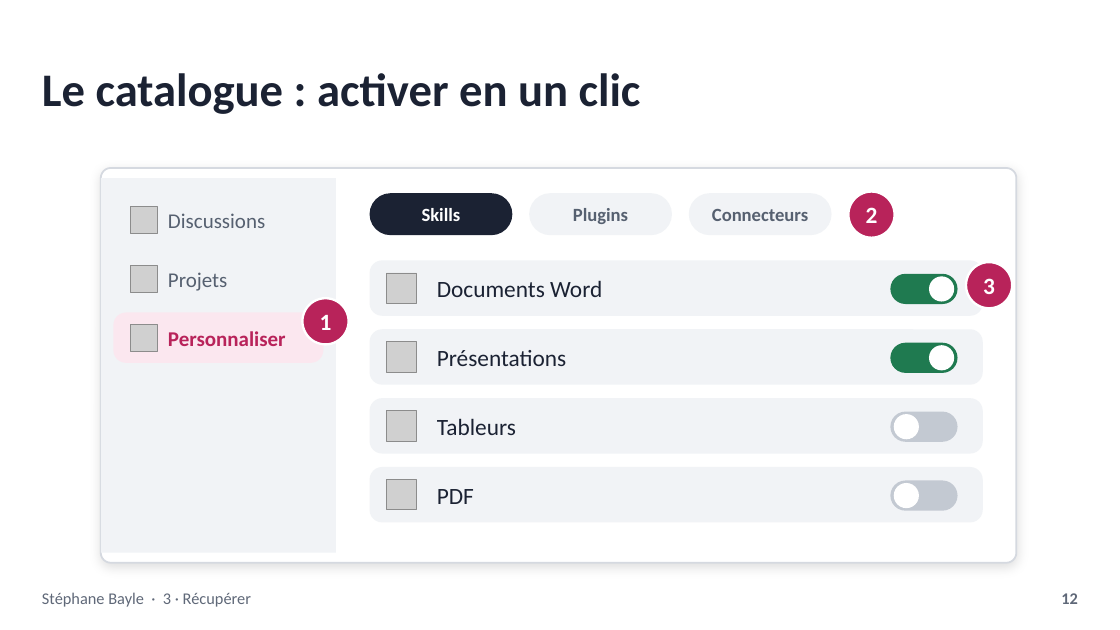
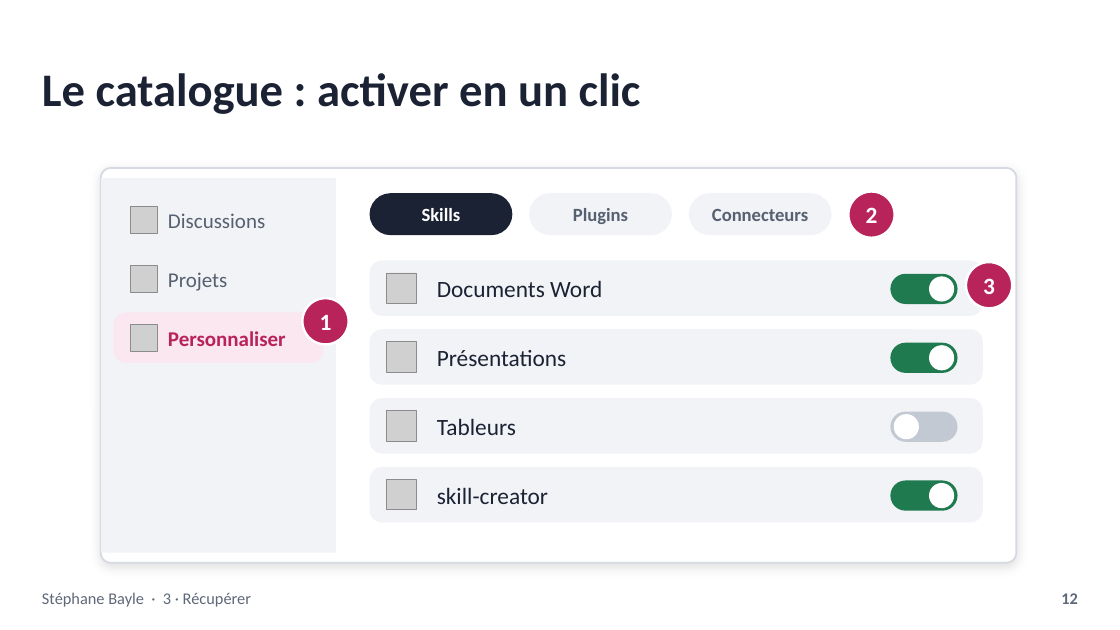
Before and after one commit to StephaneBayle/creer-une-skill-claude, a slide deck: slide 12 of skills-claude-presentation.pptx. Drawn at 1120x630 pixels with LibreOffice and Linux fonts; fonts in the diff are those of the drawing; grey boxes stand for pictures. Boxes give left, top, right and bottom in pixels: in the first picture for what was removed or moved away, otherwise in the second. Text is boxed around its words. In the diff, an @@ line names an element or a change of style, - is before the commit and + after.

```diff
--- a/skills-claude-presentation.pptx
+++ b/skills-claude-presentation.pptx
@@ text at <box>437,487,548,504</box>: text changed @@
-PDF
+skill-creator
@@ rounded rectangle at <box>891,481,958,511</box>: fill #C3C9D2 to #1F7A50 @@
@@ ellipse: place and size @@
-ellipse at <box>894,483,919,508</box>
+ellipse at <box>929,483,954,508</box>
```
Also in this commit, not shown: 24 other slides changed, 4 slides added, 8 other files.
